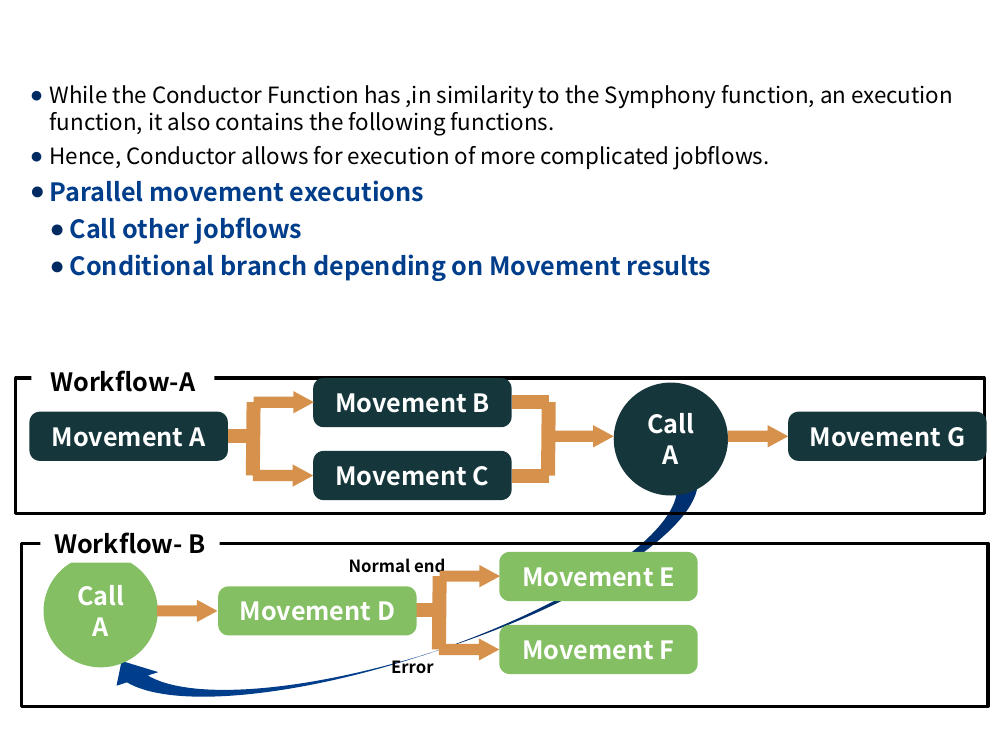
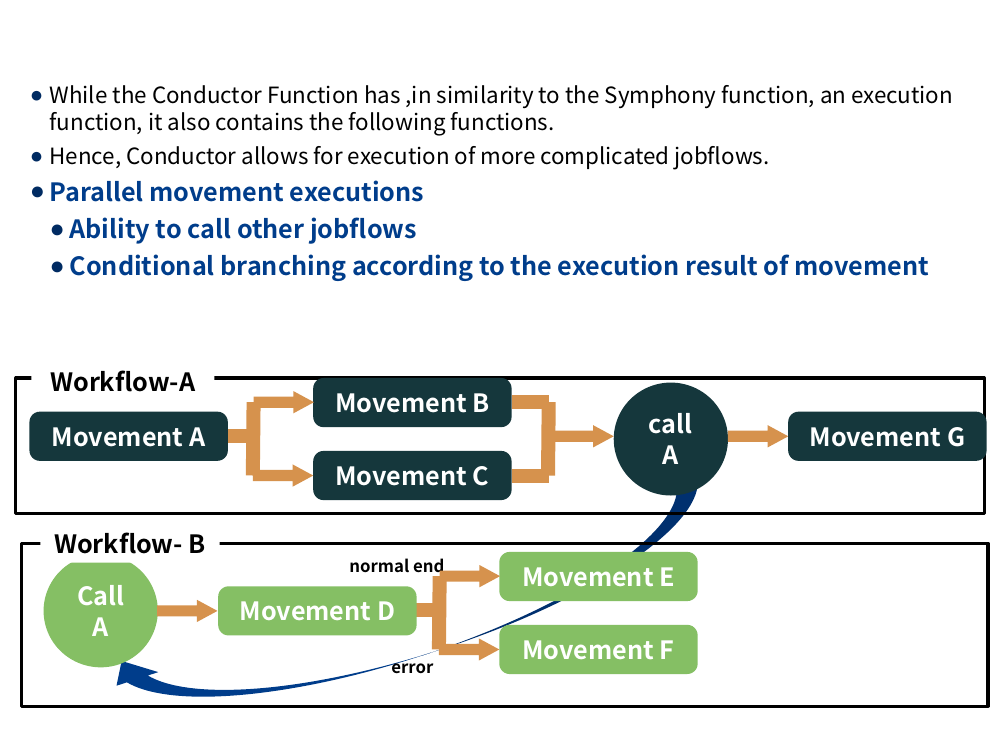
Before and after one commit to exastro-suite/it-automation-docs, a slide deck: slide 7 of asset/Learn/ITA-Conductor_en.pptx. Drawn at 1008x756 pixels with LibreOffice and Linux fonts; fonts in the diff are those of the drawing; background and template pictures are left out. Boxes give left, top, right and bottom in pixels: in the first picture for what was removed or moved away, otherwise in the second. Text is boxed around its words. In the diff, an @@ line names an element or a change of style, - is before the commit and + after.

```diff
--- a/asset/Learn/ITA-Conductor_en.pptx
+++ b/asset/Learn/ITA-Conductor_en.pptx
@@ text at <box>70,217,928,281</box>: text changed @@
-  ● Call other jobflows
-  ● Conditional branch depending on Movement results
+  ● Ability to call other jobflows
+  ● Conditional branching according to the execution result of movement
@@ text in ellipse at <box>649,413,693,464</box>: text changed @@
-Call
-A
+call
+A
@@ text at <box>349,558,444,577</box>: text changed @@
-Normal end
+normal end
@@ text at <box>391,656,433,674</box>: text changed @@
-Error
+error
```
Also in this commit, not shown: 17 other slides changed, 12 other files.
